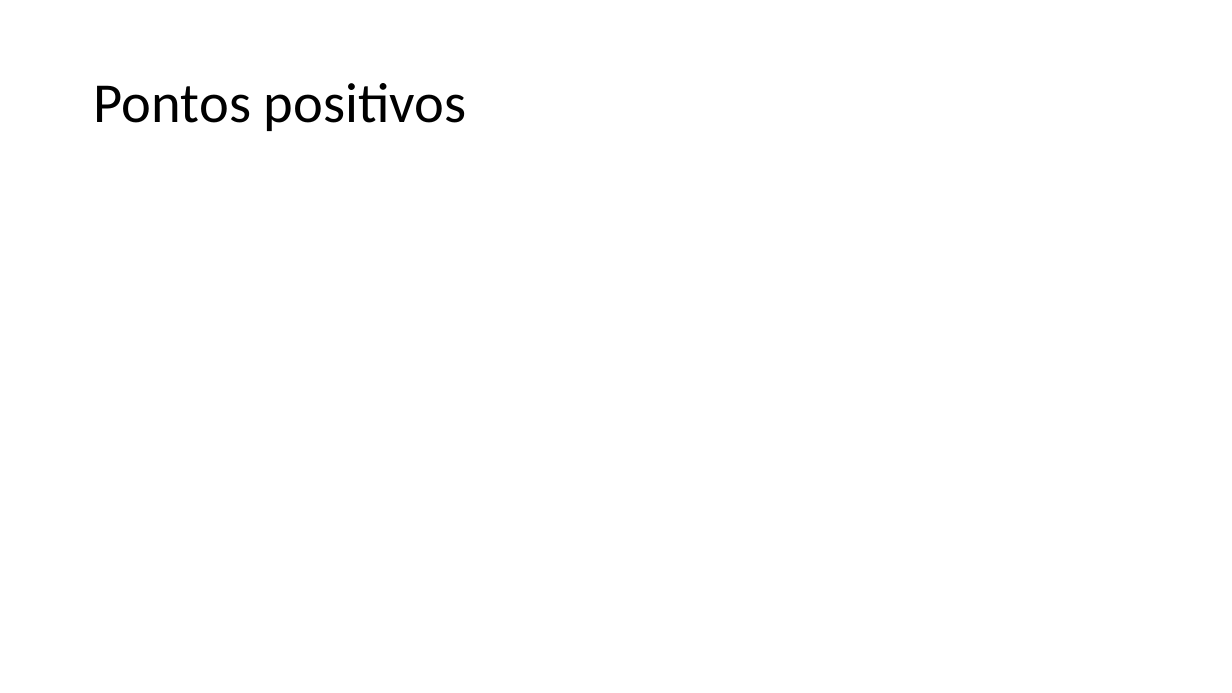
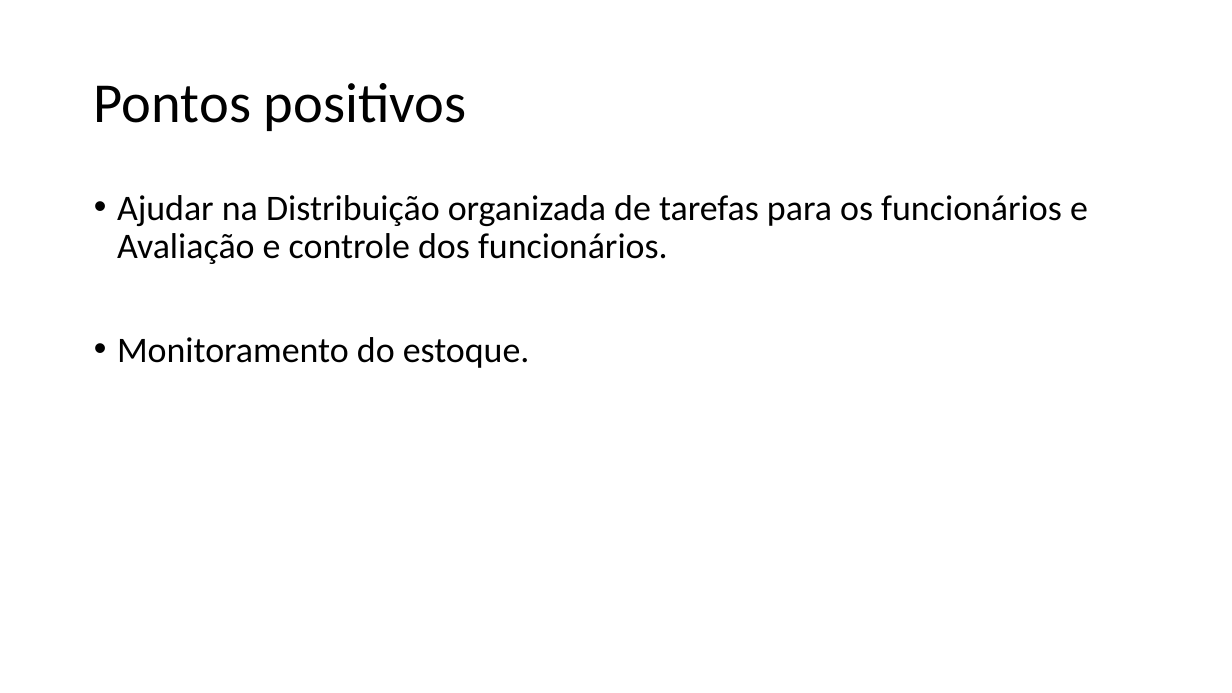
Before and after one commit to JULIOcesar353/doc-tcc-gestaoSupermercado, a slide deck: slide 4 of Arquivos para fazer/014 - Relatório softwares.pptx. Drawn at 1232x693 pixels with LibreOffice and Linux fonts; fonts in the diff are those of the drawing. Boxes give left, top, right and bottom in pixels: in the first picture for what was removed or moved away, otherwise in the second. Text is boxed around its words. In the diff, an @@ line names an element or a change of style, - is before the commit and + after.

```diff
--- a/Arquivos para fazer/014 - Relatório softwares.pptx
+++ b/Arquivos para fazer/014 - Relatório softwares.pptx
@@ text added at bbox=[117, 195, 1088, 368], 28 pt, text #000000 @@
+• Ajudar na Distribuição organizada de tarefas para os funcionários e Avaliação e controle dos funcionários.
+• Monitoramento do estoque.
```
Also in this commit, not shown: 4 other slides changed, 16 slides removed, 1 other file.
